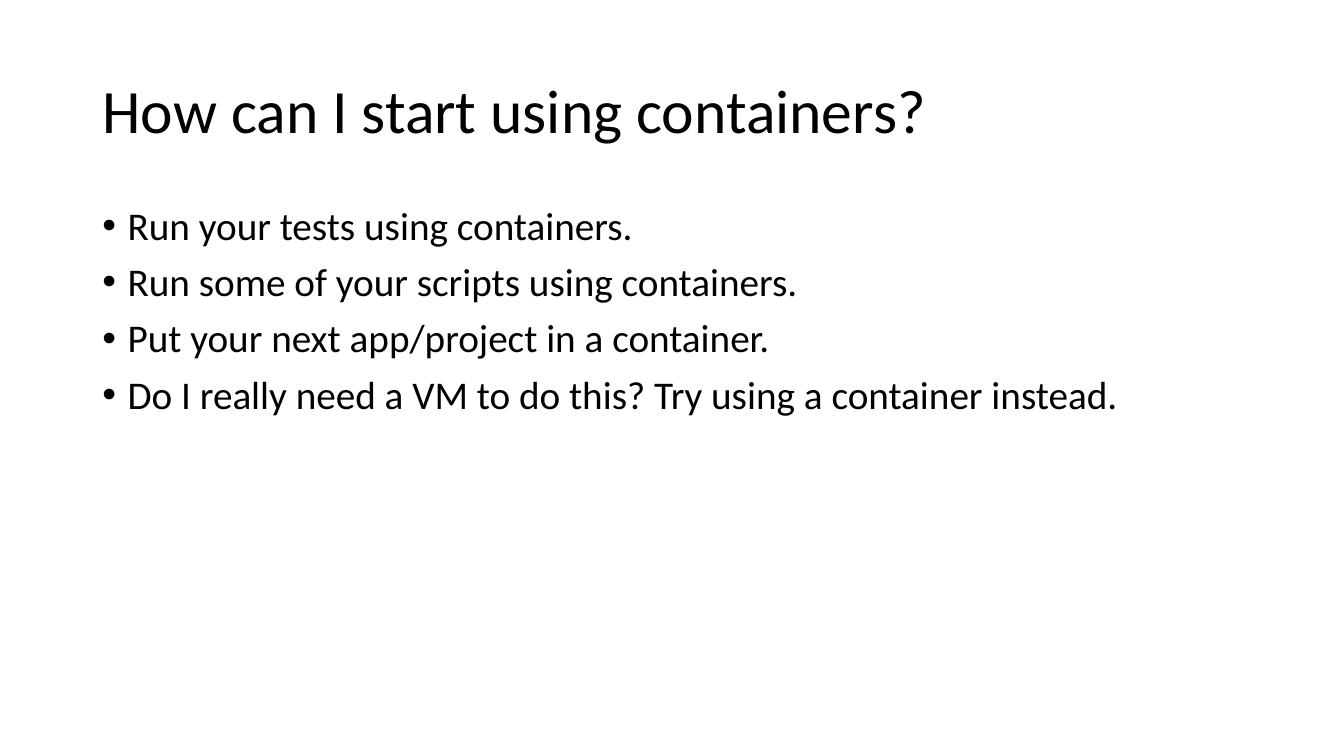
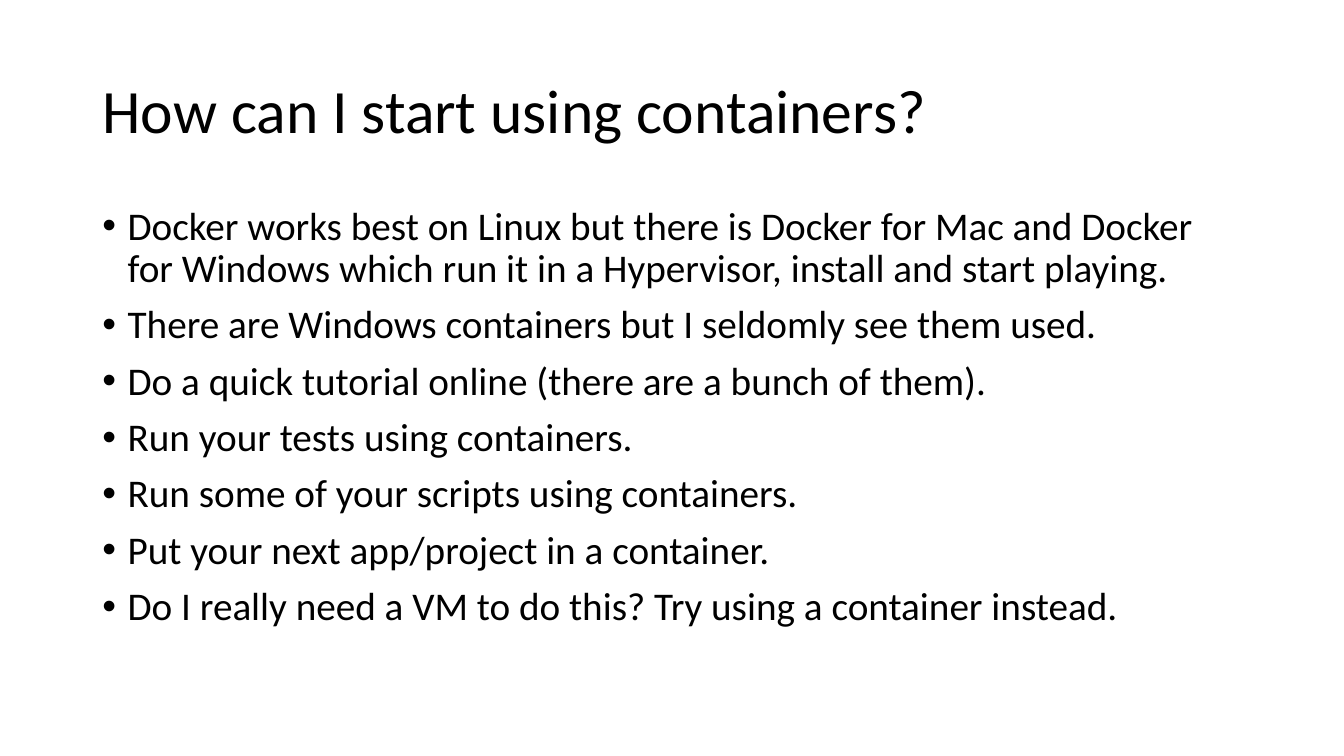
Before and after one commit to agsimeonov/docker-intro-presentation, a slide deck: slide 23 of docker-intro-presentation.pptx (slide 22 before the commit). Drawn at 1344x756 pixels with LibreOffice and Linux fonts; fonts in the diff are those of the drawing. Boxes give left, top, right and bottom in pixels: in the first picture for what was removed or moved away, otherwise in the second. Text is boxed around its words. In the diff, an @@ line names an element or a change of style, - is before the commit and + after.

```diff
--- a/docker-intro-presentation.pptx
+++ b/docker-intro-presentation.pptx
@@ text at <box>128,212,1192,402</box>: paragraphs added @@
+• Docker works best on Linux but there is Docker for Mac and Docker for Windows which run it in a Hypervisor, install and start playing.
+• There are Windows containers but I seldomly see them used.
+• Do a quick tutorial online (there are a bunch of them).
```
Also in this commit, not shown: 5 other slides changed, 4 slides added, 3 slides removed, 5 other files.
